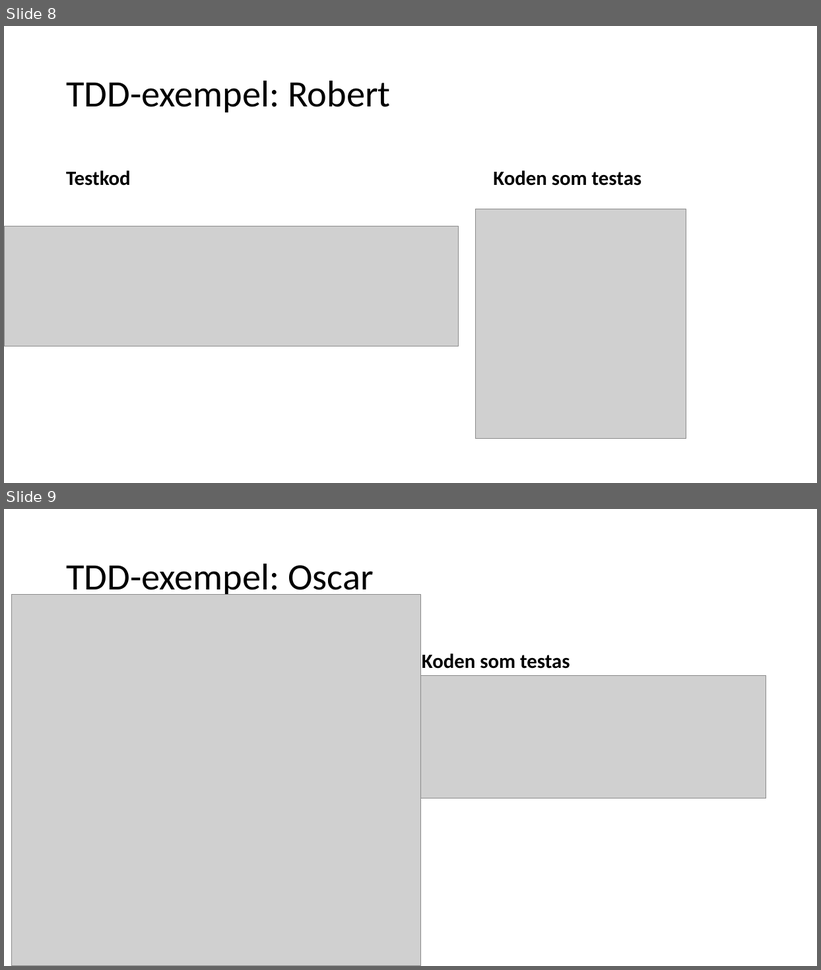
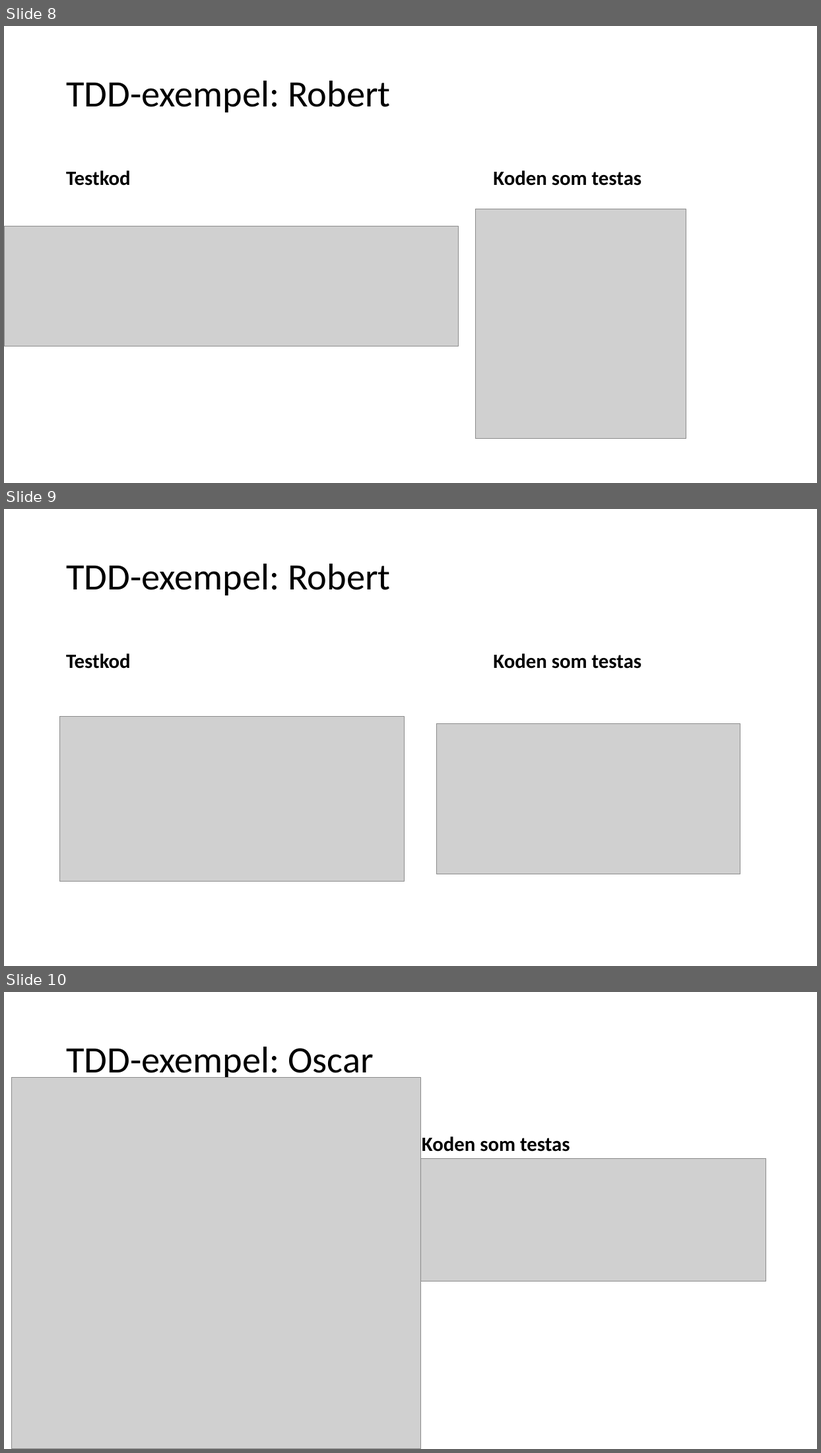
Before and after one commit to fyrtio2/projektINTE, a slide deck: 01 Dokumentation/slutredovisning.pptx. Shown one above the other, each under a label of ours: slides 8 and 9 before the commit, slides 8, 9 and 10 after it. The pictures are 821x970 and 821x1453 pixels, drawn with LibreOffice and Linux fonts; fonts in the diff are those of the drawing; grey boxes stand for pictures. Boxes give left, top, right and bottom in pixels: in the first picture for what was removed or moved away, otherwise in the second. Text is boxed around its words. In the diff, an @@ line names an element or a change of style, - is before the commit and + after.

```diff
--- a/01 Dokumentation/slutredovisning.pptx
+++ b/01 Dokumentation/slutredovisning.pptx
@@ slide 9 added at [4, 509, 817, 966], background #FFFFFF @@
@@ title added at [66, 563, 390, 595], 44 pt, text #000000 @@
+TDD-exempel: Robert
@@ text added at [66, 654, 131, 669], 24 pt, text #000000, bold @@
+Testkod
@@ text added at [493, 654, 642, 669], 24 pt, text #000000, bold @@
+Koden som testas
@@ picture added at [60, 716, 404, 882] @@
@@ picture added at [436, 723, 741, 875] @@
@@ what was slide 9 is now slide 10 @@
```
Also in this commit, not shown: 3 slides changed.
